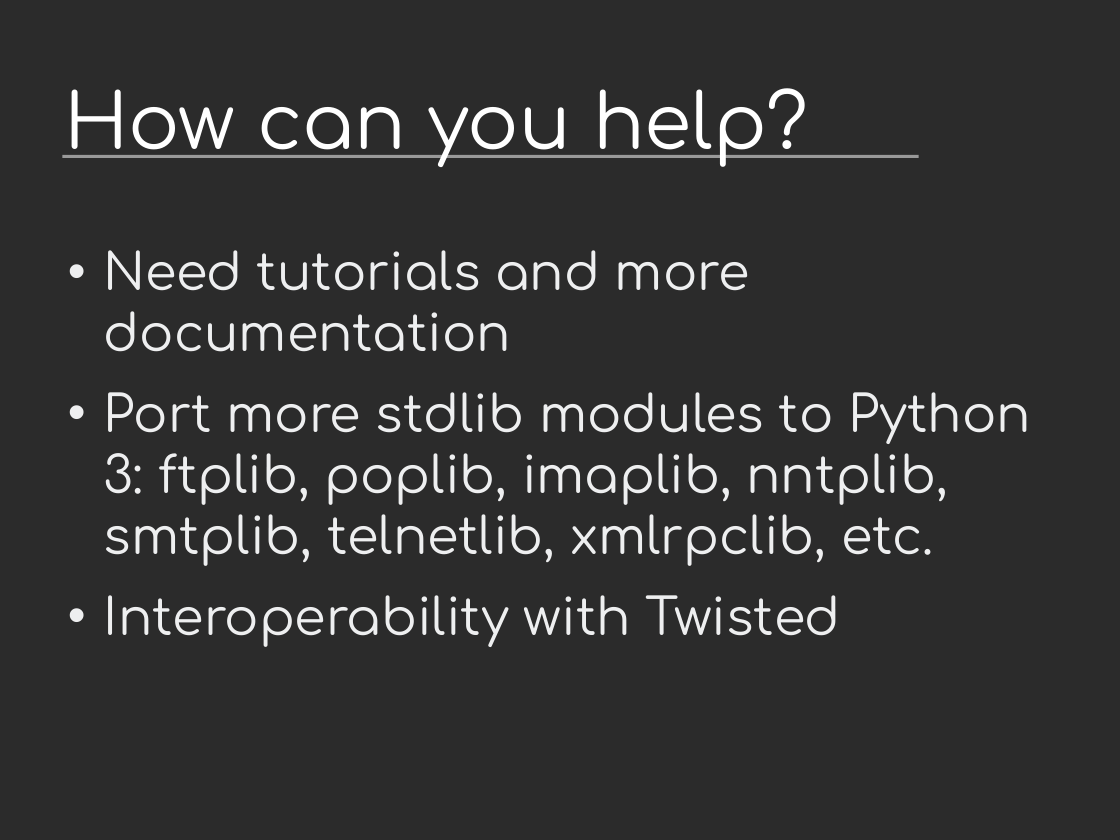
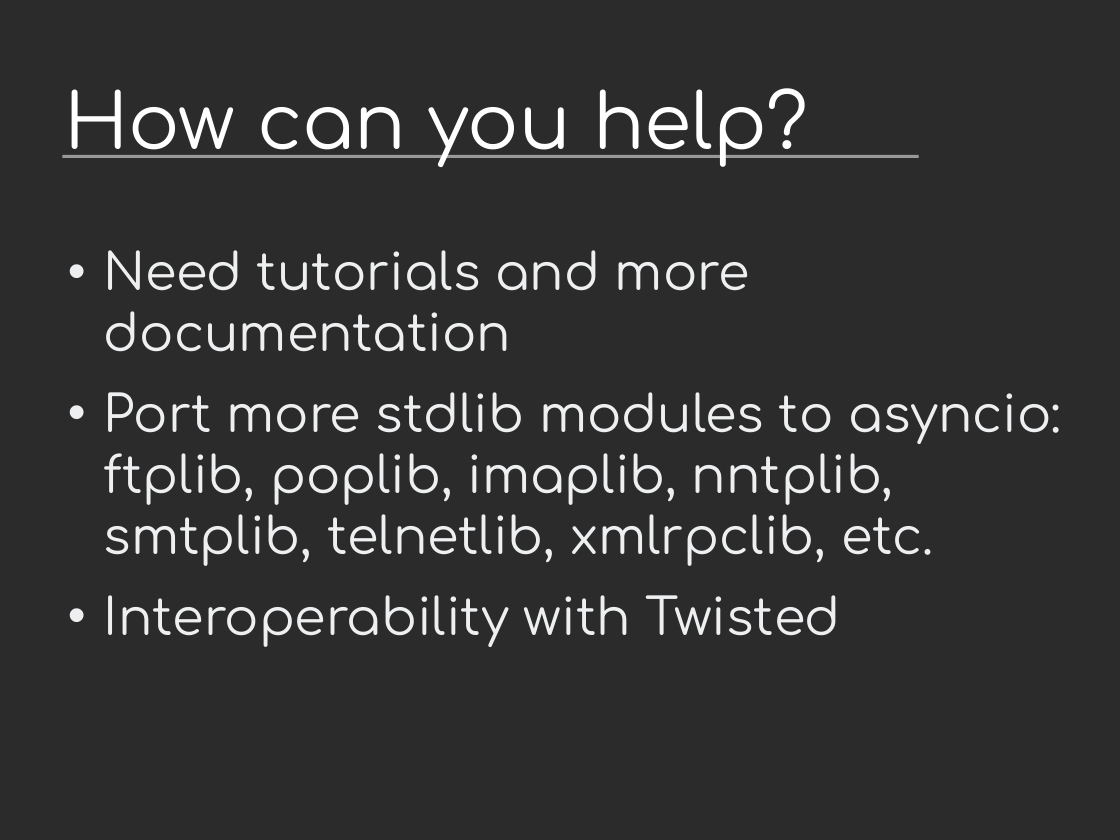
Before and after one commit to vstinner/talks, a slide deck: slide 25 of 2015-EuroPython-Bilbao/asyncio-community.odp. Drawn at 1120x840 pixels with LibreOffice and Linux fonts; fonts in the diff are those of the drawing; background and template pictures are left out; a plain dark background stands for a picture behind light text. Boxes give left, top, right and bottom in pixels: in the first picture for what was removed or moved away, otherwise in the second. Text is boxed around its words. In the diff, an @@ line names an element or a change of style, - is before the commit and + after.

```diff
--- a/2015-EuroPython-Bilbao/asyncio-community.odp
+++ b/2015-EuroPython-Bilbao/asyncio-community.odp
@@ text at [104, 392, 1062, 566]: text changed @@
-• Port more stdlib modules to Python 3: ftplib, poplib, imaplib, nntplib, smtplib, telnetlib, xmlrpclib, etc.
+• Port more stdlib modules to asyncio: ftplib, poplib, imaplib, nntplib, smtplib, telnetlib, xmlrpclib, etc.
```
Also in this commit, not shown: 1 other file.
